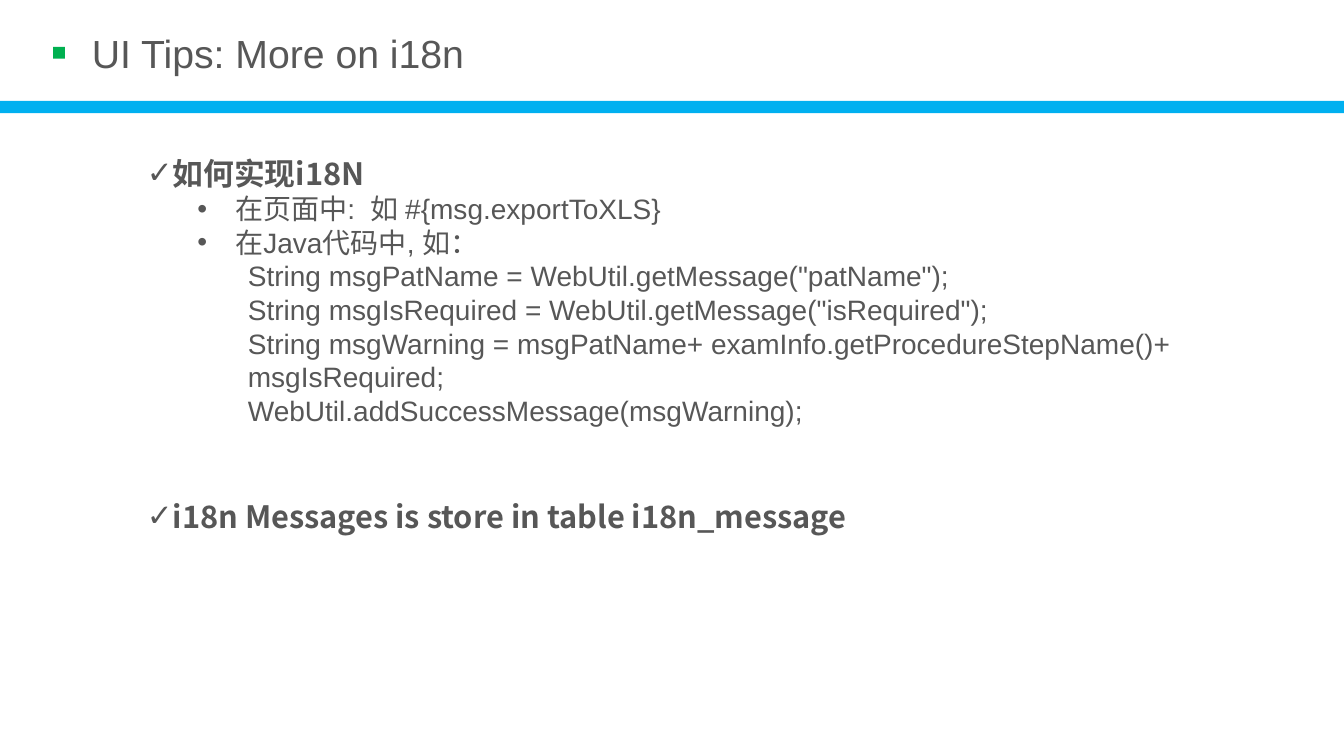
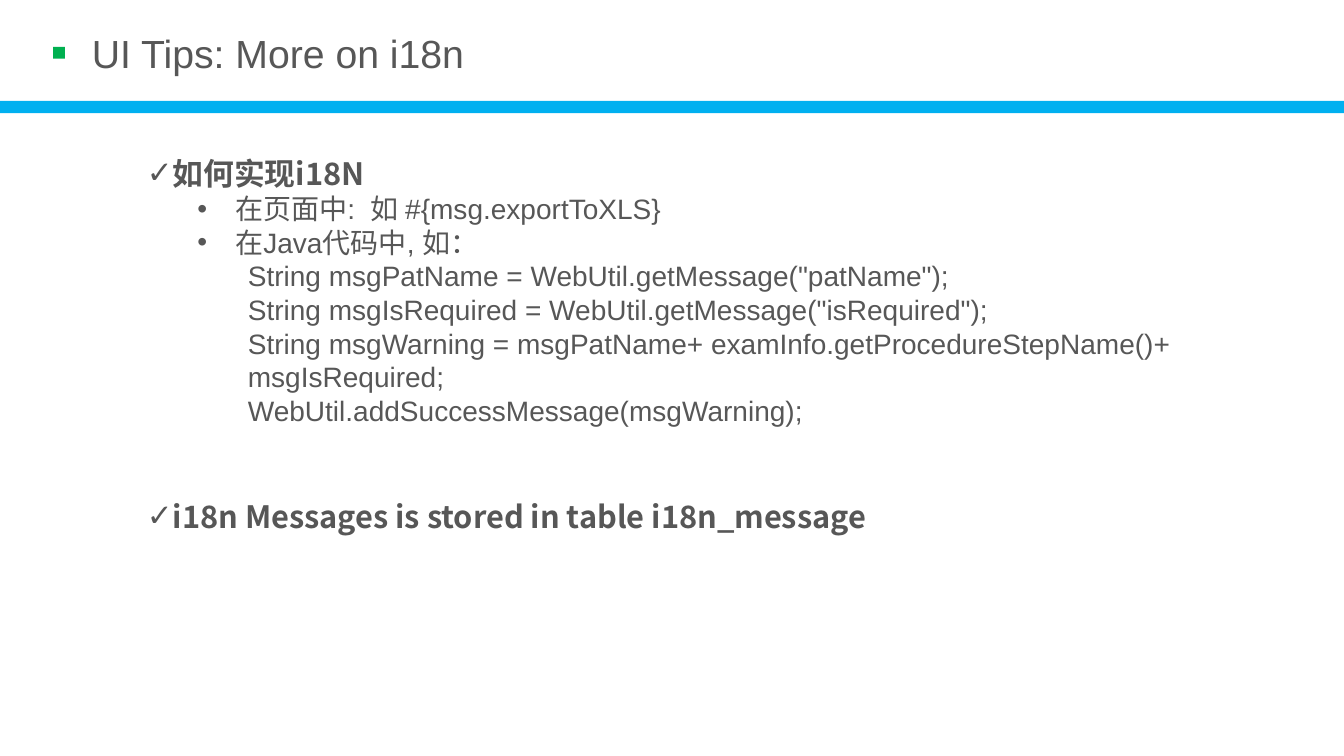
Before and after one commit to devhotmail/APMHome, a slide deck: slide 17 of Document/WebAppFrameworkDev.pptx. Drawn at 1344x756 pixels with LibreOffice and Linux fonts; fonts in the diff are those of the drawing; background and template pictures are left out. Boxes give left, top, right and bottom in pixels: in the first picture for what was removed or moved away, otherwise in the second. Text is boxed around its words. In the diff, an @@ line names an element or a change of style, - is before the commit and + after.

```diff
--- a/Document/WebAppFrameworkDev.pptx
+++ b/Document/WebAppFrameworkDev.pptx
@@ text at (173, 503, 867, 536): text changed @@
-✓ i18n Messages is store in table i18n_message
+✓ i18n Messages is stored in table i18n_message
```
Also in this commit, not shown: 3 other slides changed, 3 slides added.
